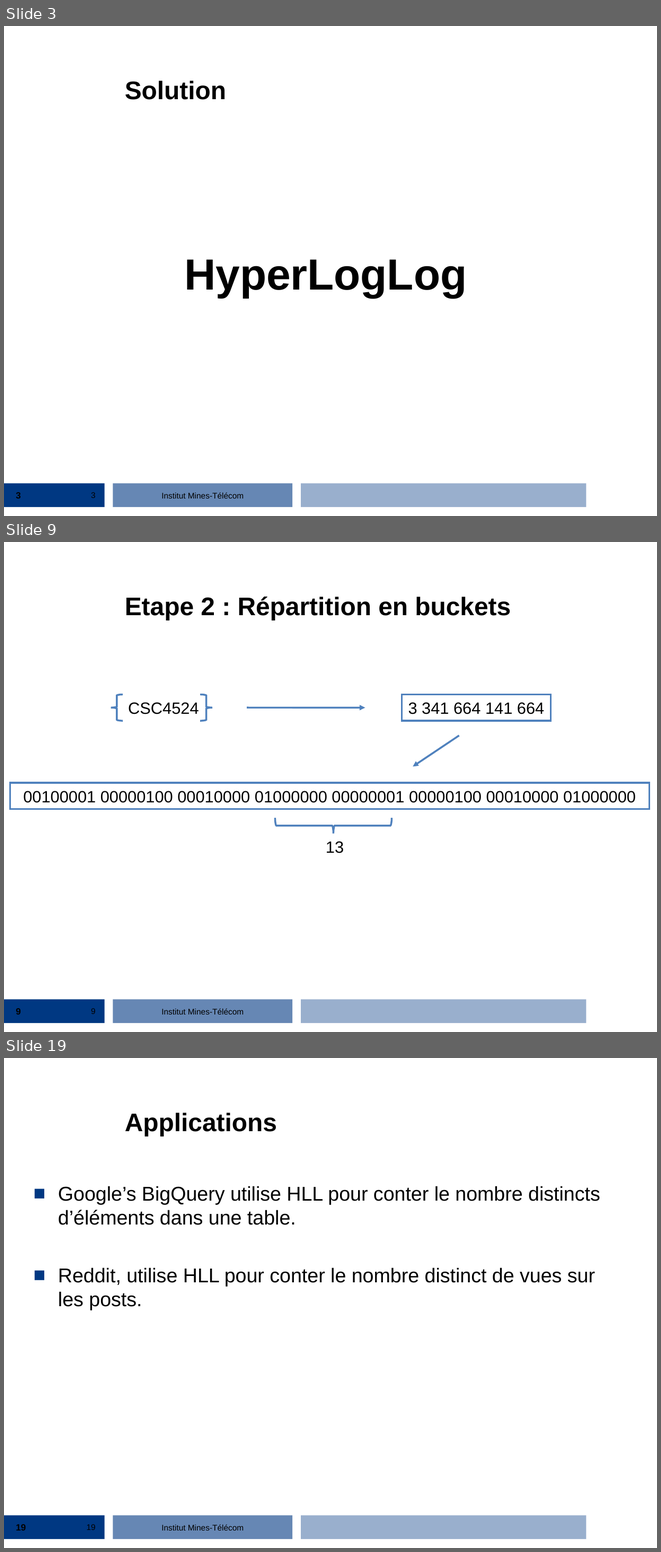
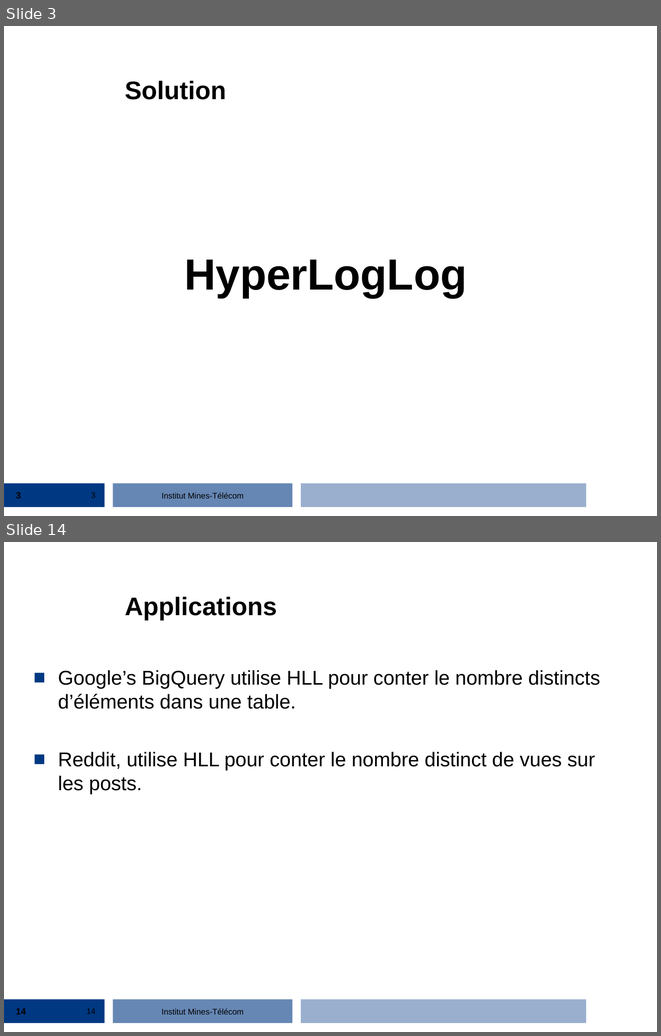
Before and after one commit to streaming-algorithms/hyper_log_log, a slide deck: 2_hyperloglog.ppt. Shown one above the other, each under a label of ours: slides 3, 9 and 19 before the commit, slides 3 and 14 after it; the slides between them are not shown. The pictures are 661x1552 and 661x1036 pixels, drawn with LibreOffice and Linux fonts; fonts in the diff are those of the drawing; background and template pictures are left out. Boxes give left, top, right and bottom in pixels: in the first picture for what was removed or moved away, otherwise in the second. Text is boxed around its words. In the diff, an @@ line names an element or a change of style, - is before the commit and + after.

```diff
--- a/2_hyperloglog.ppt
+++ b/2_hyperloglog.ppt
@@ slide 9 removed at <box>4,542,657,1032</box>, background #FFFFFF; not listed: 4 template elements that a slide beside it also shows @@
@@ title removed at <box>125,597,511,620</box> @@
-Etape 2 : Répartition en buckets
@@ freeform shape removed at <box>111,694,123,720</box> @@
@@ freeform shape removed at <box>200,694,212,720</box> @@
@@ rectangle removed at <box>402,694,550,720</box> @@
-3 341 664 141 664
@@ text removed at <box>128,702,199,714</box> @@
-CSC4524
@@ arrow removed from (247, 707) to (365, 708) @@
@@ arrow removed from (459, 735) to (413, 767) @@
@@ rectangle removed at <box>10,783,649,809</box> @@
-00100001 00000100 00010000 01000000 00000001 00000100 00010000 01000000
@@ freeform shape removed at <box>275,818,392,834</box> @@
@@ text removed at <box>326,841,344,853</box> @@
-13
@@ page number removed at <box>16,1008,21,1014</box> @@
-9
@@ page number removed at <box>91,1008,96,1014</box> @@
-9
@@ what was slide 19 is now slide 14 @@
@@ page number at <box>16,1008,26,1014</box>: text changed @@
-19
+14
@@ page number at <box>87,1008,96,1014</box>: text changed @@
-19
+14
```
Also in this commit, not shown: 13 slides added, 17 other slides removed.
